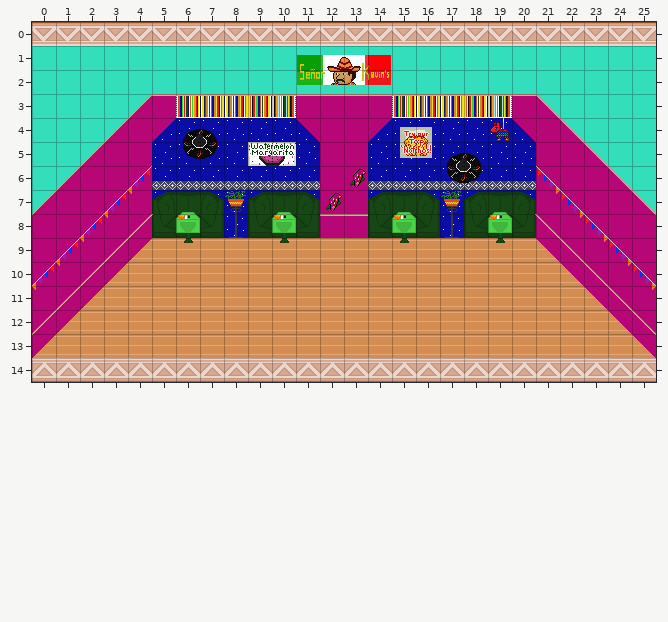
Tiled map -- src/maps/senorkevins.tmx. Above, as it was before the edit.
Cells are 24x24 px. Shown: x 0..25, y 0..14. Tiles whose own drawing changed are shown in their newer look in all pictures.
Once edited:
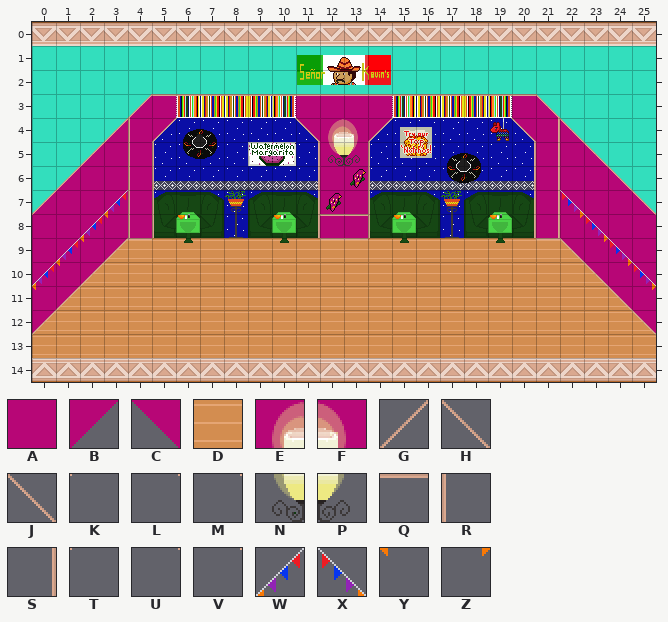
Key: from "senorkevins": A 24, B 25, C 25 flipped left-right, D 51, E 70, F 71, G 75, H 75 flipped left-right, J 75 turned 90, K 76, L 76 flipped left-right, M 76 turned 90, N 82, P 83, Q 86, R 86 turned 270, S 86 turned 90, T 87, U 87 flipped left-right, V 87 turned 90, W 94 flipped on the diagonal, X 94 turned 90, Y 95 flipped on the diagonal, Z 95 turned 90.
_ is an empty cell.
Tiles replaced or removed in this view: A, B, C, G, H, K, L, T, U, W, X, Y, Z.
See-through tiles are keyed as they look on the map.
Difference:
Changed rows in their new state; . is an unchanged cell.
Layer "Tile Layer 1":
first column x 0:
 9 ...D..................D...
10 ..D.......................
11 .D......................D.
12 D........................D
Layer "pink":
first column x 0:
 9 ...B_................_C...
10 ..B_.................._C..
11 .B_...................._C.
12 B_......................_C
13 _........................_
Layer "Tile Layer 4":
first column x 0:
 4 ....R......J..G.....J_....
 5 ....RR.....S..T.....M.....
 6 ....RR.....S..............
 7 ....RR.....S..............
 8 ....RR.....S........._....
 9 ....Q.......QQ.......QJ...
10 ......................VJ..
11 .......................VJ.
12 ........................VJ
13 K........................M
Layer "Tile Layer 7":
first column x 5:
 4 G...............S
 5 T........R.....SS
 6 .........R.....SS
 7 .........R.....SS
 8 .........R.....SS
Layer "Tile Layer 8":
first column x 4:
 4 ........EF........
 5 ........NP........
 6 _................_
 7 _................_
